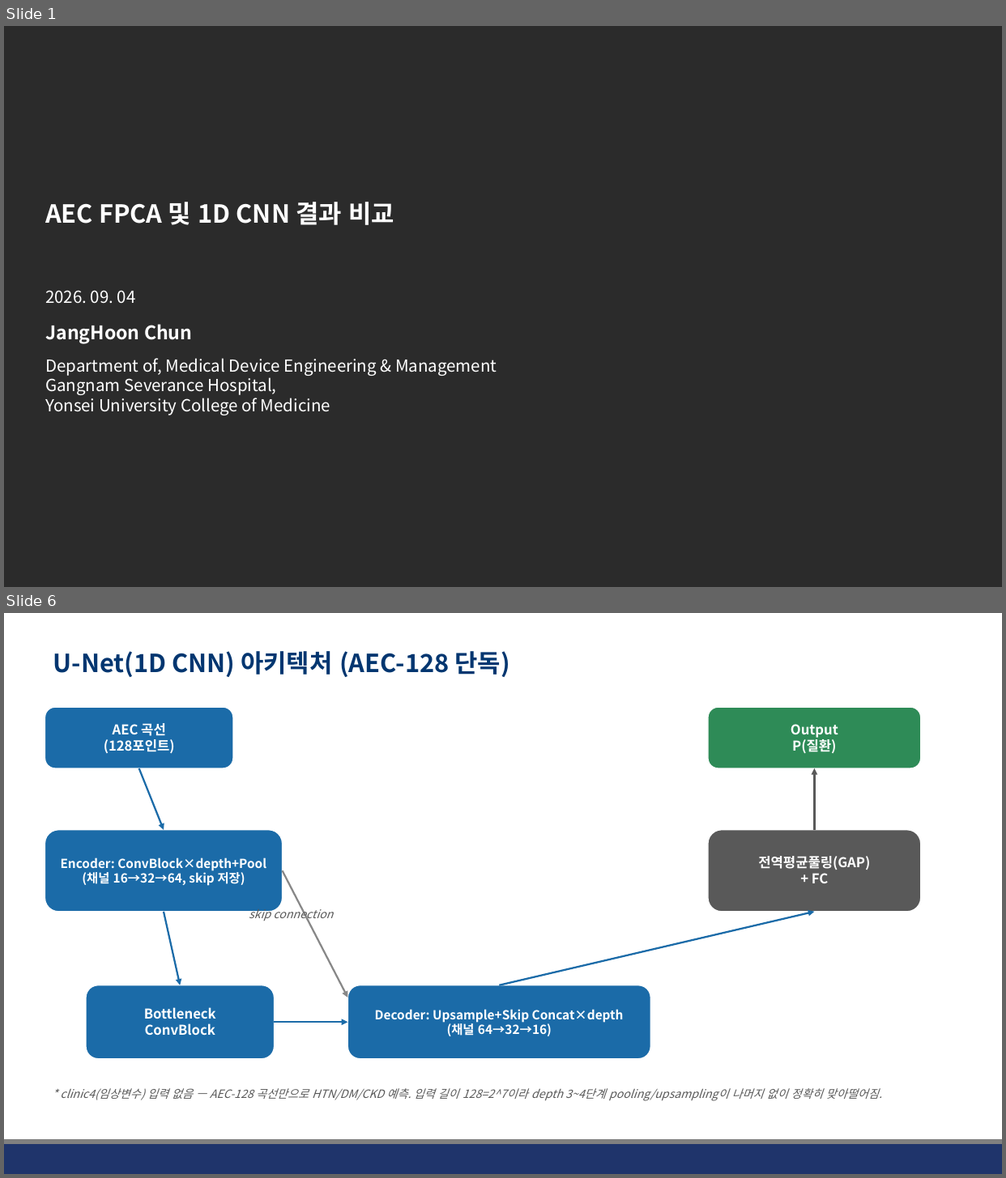
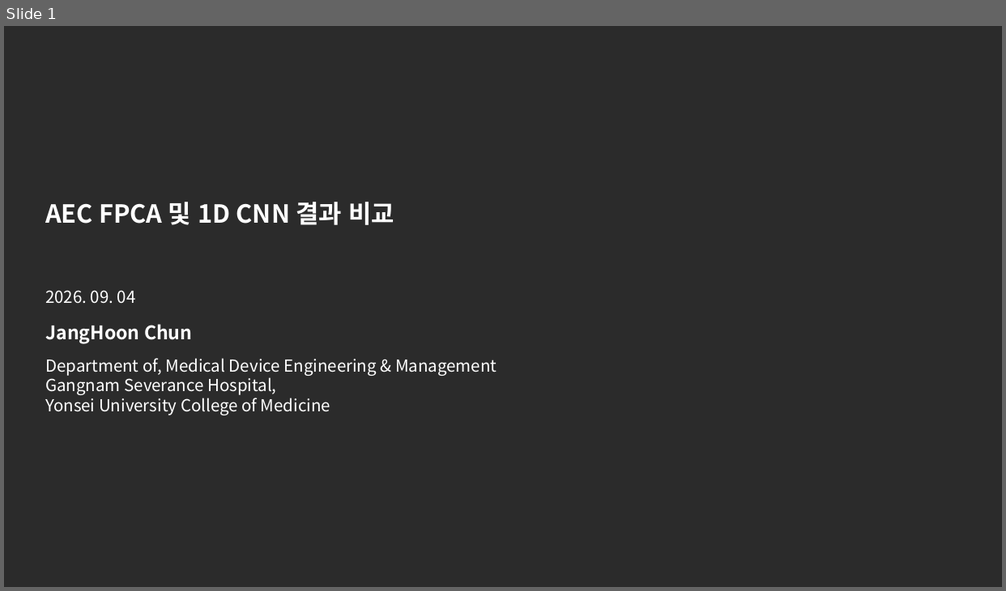
Before and after one commit to JHWannabe/Clinical_Study, a slide deck: docs/260904_AEC FPCA 및 1D CNN 결과 비교.pptx. Shown one above the other, each under a label of ours: slides 1 and 6 before the commit, slide 1 after it; the slides between them are not shown. The pictures are 1006x1178 and 1006x591 pixels, drawn with LibreOffice and Linux fonts; fonts in the diff are those of the drawing; background and template pictures are left out; a plain dark background stands for a picture behind light text. Boxes give left, top, right and bottom in pixels: in the first picture for what was removed or moved away, otherwise in the second. Text is boxed around its words. In the diff, an @@ line names an element or a change of style, - is before the commit and + after.

```diff
--- a/docs/260904_AEC FPCA 및 1D CNN 결과 비교.pptx
+++ b/docs/260904_AEC FPCA 및 1D CNN 결과 비교.pptx
@@ slide 6 removed at (x1=4, y1=613, x2=1002, y2=1174), background #FFFFFF @@
@@ title removed at (x1=53, y1=651, x2=510, y2=677) @@
-U-Net(1D CNN) 아키텍처 (AEC-128 단독)
@@ rounded rectangle removed at (x1=45, y1=707, x2=234, y2=769) @@
-AEC 곡선
-(128포인트)
@@ rounded rectangle removed at (x1=709, y1=707, x2=921, y2=769) @@
-Output
-P(질환)
@@ arrow removed from (138, 769) to (164, 830) @@
@@ arrow removed from (815, 830) to (815, 769) @@
@@ rounded rectangle removed at (x1=45, y1=830, x2=283, y2=912) @@
-Encoder: ConvBlock×depth+Pool
-(채널 16→32→64, skip 저장)
@@ rounded rectangle removed at (x1=709, y1=830, x2=921, y2=912) @@
-전역평균풀링(GAP)
-+ FC
@@ arrow removed from (283, 871) to (347, 998) @@
@@ arrow removed from (164, 912) to (180, 986) @@
@@ text removed at (x1=249, y1=906, x2=333, y2=922) @@
-skip connection
@@ arrow removed from (500, 986) to (815, 912) @@
@@ rounded rectangle removed at (x1=86, y1=986, x2=275, y2=1059) @@
-Bottleneck
-ConvBlock
@@ rounded rectangle removed at (x1=347, y1=986, x2=651, y2=1059) @@
-Decoder: Upsample+Skip Concat×depth
-(채널 64→32→16)
@@ arrow removed from (275, 1023) to (347, 1023) @@
@@ text removed at (x1=60, y1=1088, x2=882, y2=1101) @@
-* clinic4(임상변수) 입력 없음 — AEC-128 곡선만으로 HTN/DM/CKD 예측. 입력 길이 128=2^7이라 depth 3~4단계 pooling/upsampling이 나머지 없이 정확히 맞아떨어짐.
@@ rectangle removed at (x1=4, y1=1144, x2=1002, y2=1174) @@
@@ line removed from (4, 1142) to (1002, 1142) @@
```
Also in this commit, not shown: 4 slides changed, 6 slides added, 2 other slides removed, 26 other files.
